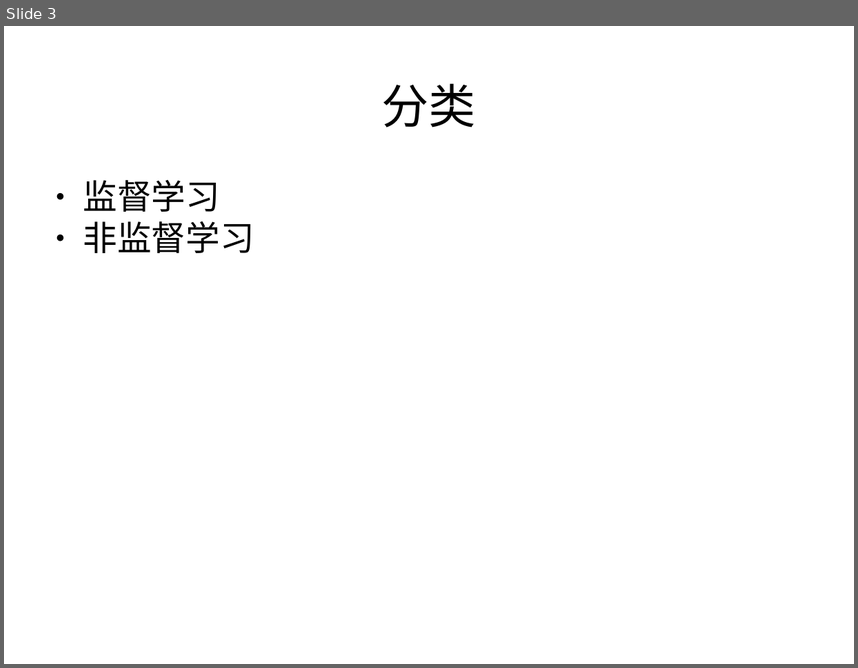
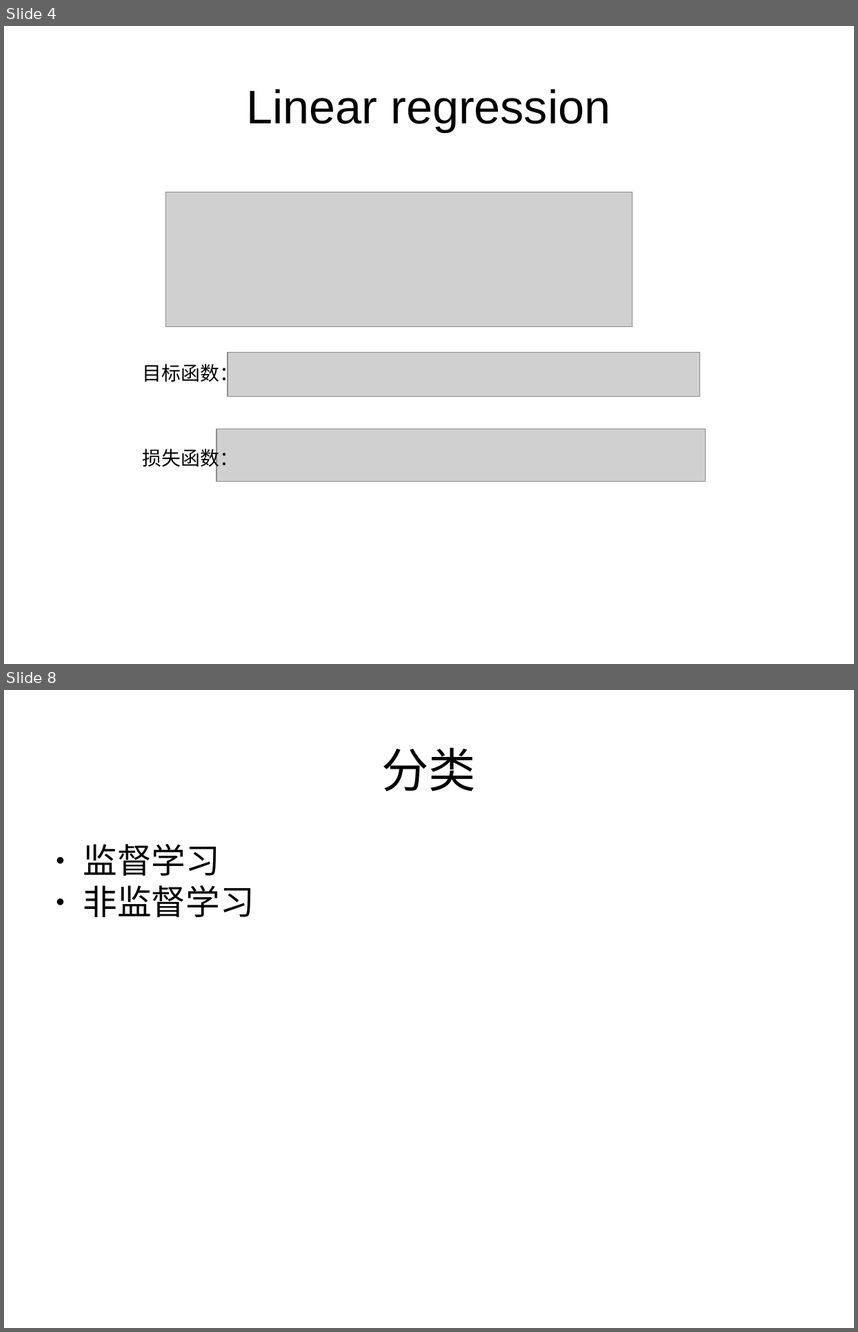
Before and after one commit to qqqil/tensorflow_test, a slide deck: docs/nn.pptx. Shown one above the other, each under a label of ours: slide 3 before the commit, slides 4 and 8 after it; the slides between them are not shown. The pictures are 858x668 and 858x1332 pixels, drawn with LibreOffice and Linux fonts; fonts in the diff are those of the drawing; grey boxes stand for pictures. Boxes give left, top, right and bottom in pixels: in the first picture for what was removed or moved away, otherwise in the second. Text is boxed around its words. In the diff, an @@ line names an element or a change of style, - is before the commit and + after.

```diff
--- a/docs/nn.pptx
+++ b/docs/nn.pptx
@@ slide 4 added at [4, 26, 854, 664], background #FFFFFF @@
@@ text added at [247, 89, 611, 132], 44 pt, text #000000 @@
+Linear regression
@@ picture added at [166, 192, 633, 327] @@
@@ picture added at [228, 352, 700, 397] @@
@@ text added at [143, 361, 239, 385], 18 pt, text #000000 @@
+目标函数：
@@ picture added at [217, 429, 706, 481] @@
@@ text added at [143, 446, 239, 470], 18 pt, text #000000 @@
+损失函数：
@@ what was slide 3 is now slide 8 @@
```
Also in this commit, not shown: 4 slides changed, 4 other slides added, 1 slide removed, 31 other files.
